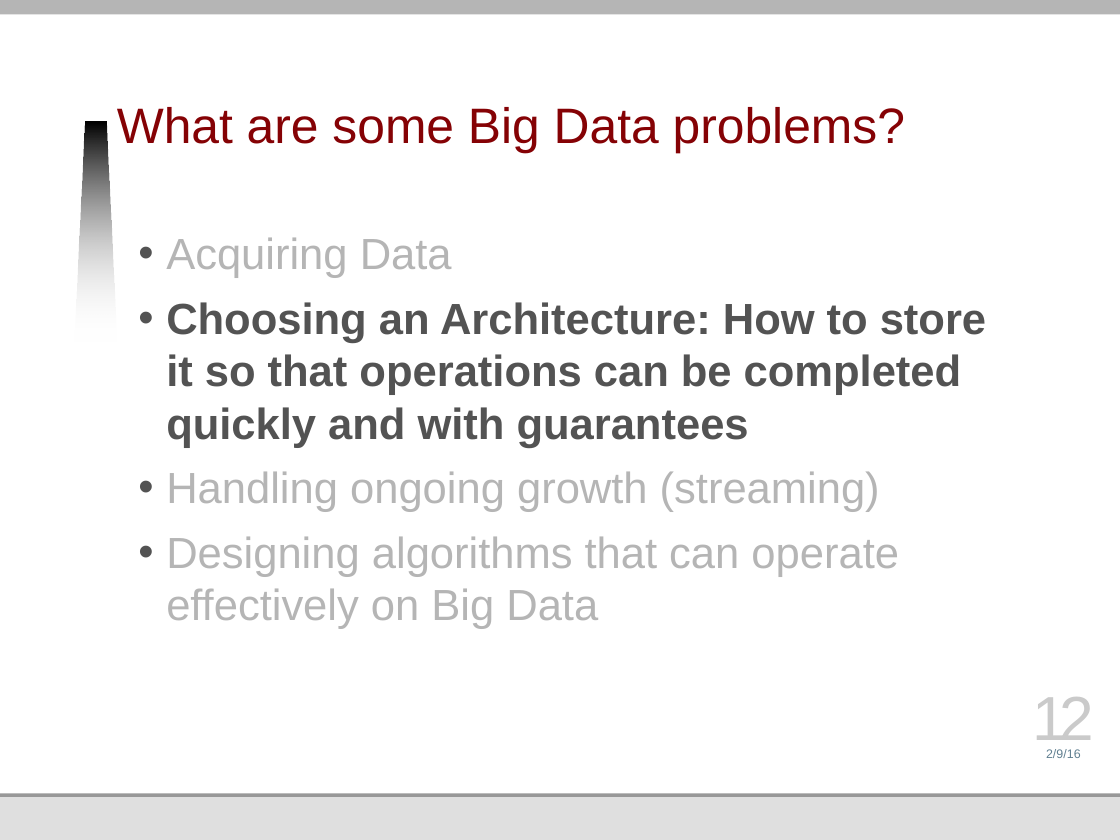
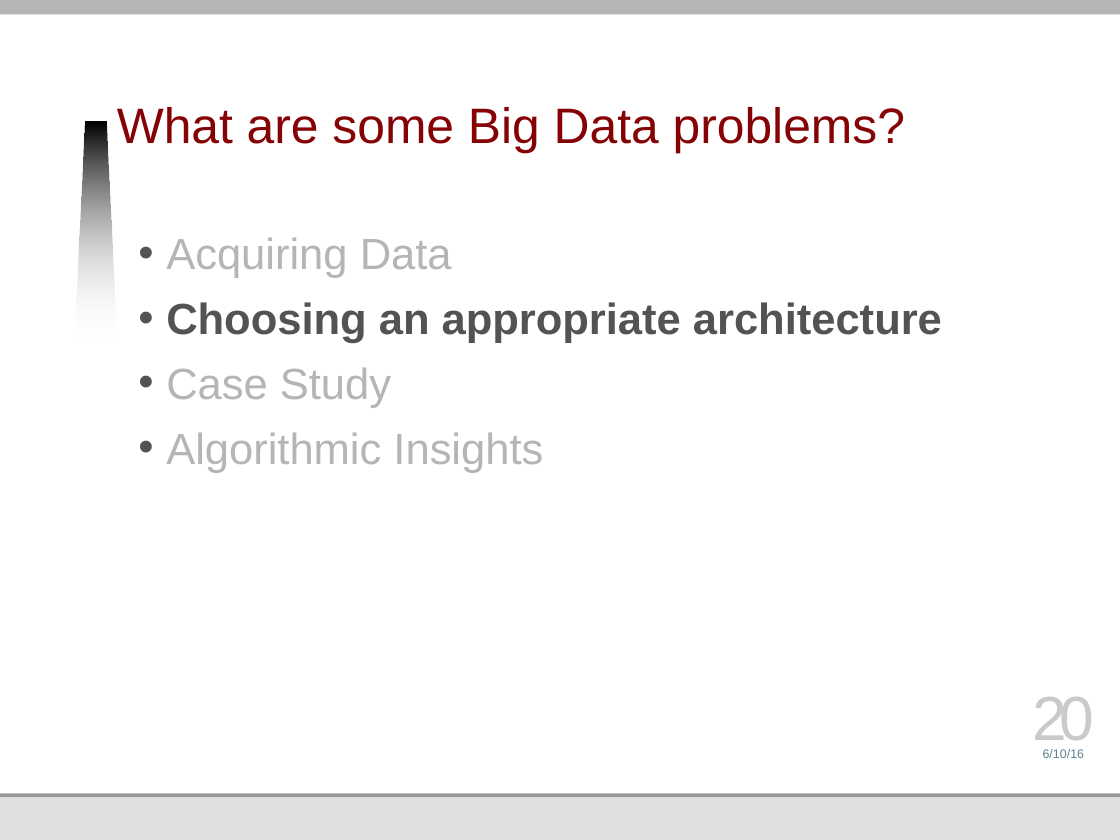
Before and after one commit to jmankoff/data, a slide deck: slide 20 of Lectures/9 Big Data Human.pptx (slide 12 before the commit). Drawn at 1120x840 pixels with LibreOffice and Linux fonts; fonts in the diff are those of the drawing; background and template pictures are left out. Boxes give left, top, right and bottom in pixels: in the first picture for what was removed or moved away, otherwise in the second. Text is boxed around its words. In the diff, an @@ line names an element or a change of style, - is before the commit and + after.

Commit message:
updated lectures and added todos
Updates based on thinking over what went well and what needs revision
in 2016. Left open todos for 2017.

```diff
--- a/Lectures/9 Big Data Human.pptx
+++ b/Lectures/9 Big Data Human.pptx
@@ text at bbox=[166, 302, 942, 473]: text changed @@
-• Choosing an Architecture: How to store it so that operations can be completed quickly and with guarantees
-• Handling ongoing growth (streaming)
-• Designing algorithms that can operate effectively on Big Data
+• Choosing an appropriate architecture
+• Case Study
+• Algorithmic Insights
@@ page number at bbox=[1033, 697, 1094, 752]: text changed @@
-12
+20
@@ text at bbox=[1043, 749, 1085, 758]: text changed @@
-2/9/16
+6/10/16
```
Also in this commit, not shown: 58 other slides changed, 8 other files.
